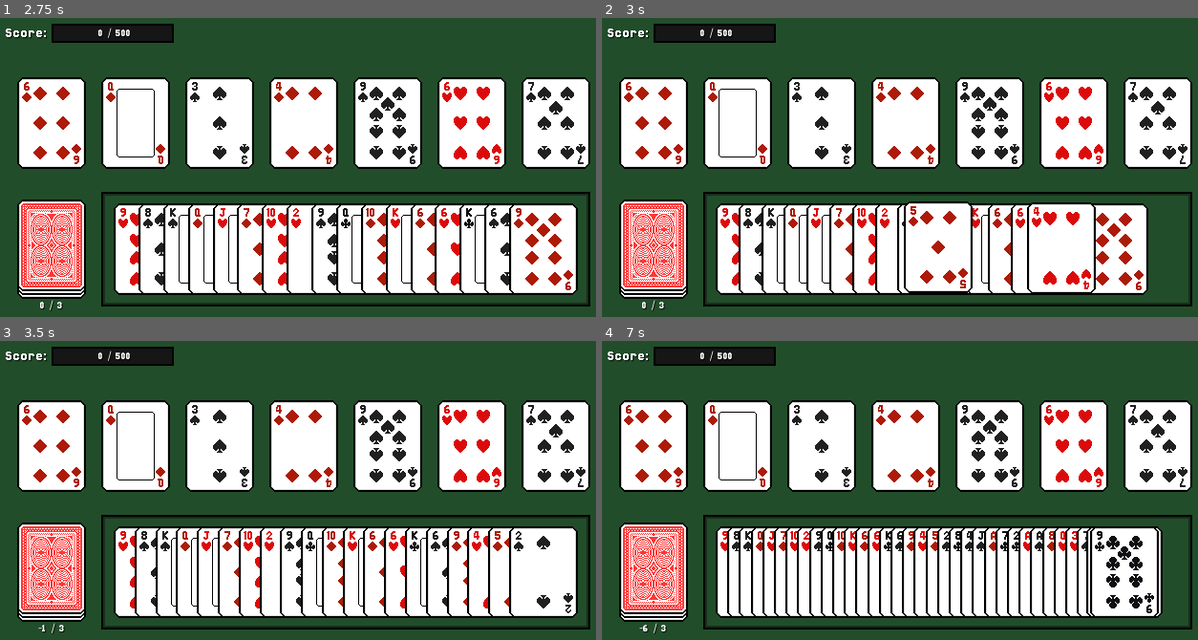
Above: before the commit, frames 1-4 (two rows, left to right).
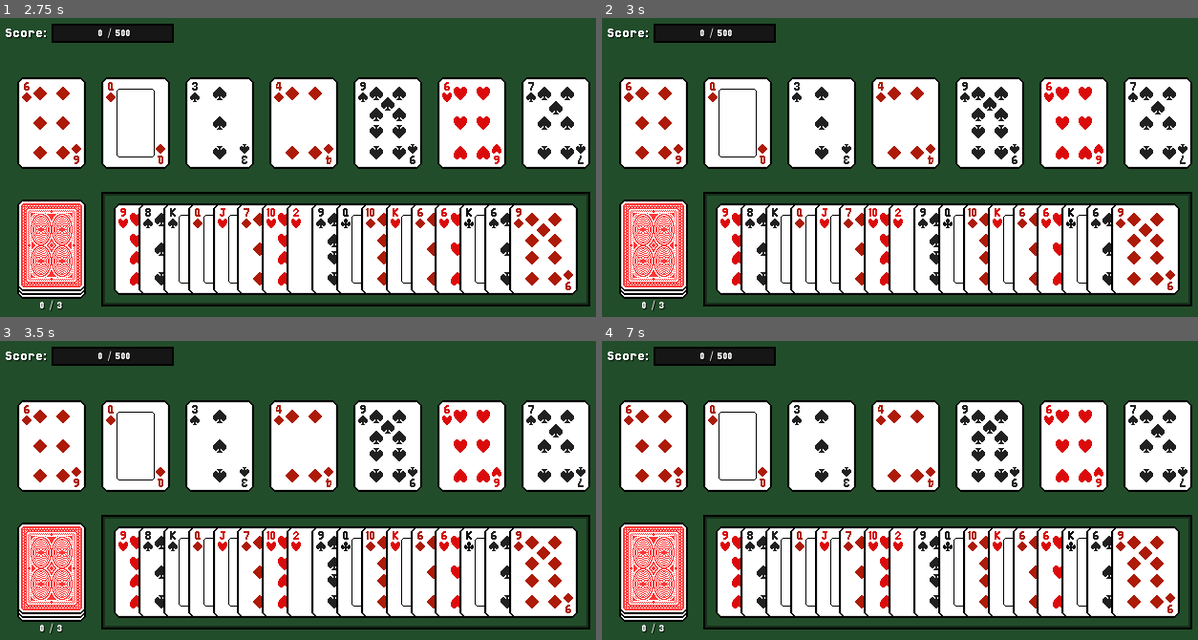
Above: after the commit, the same moments.

Repository: AyyBee123/Oristaile
Game: Godot game, scene res://Scenes/encounter.tscn
Same seed, same stepped clock (60 frames per second), same inputs: the game is played once before the commit and once after it.
Inputs:
- Up to frame 1 (2.75 s): click "3 / 3" at 0.5 s; click "2 / 3" at 1.25 s; click "1 / 3" at 2 s
- Up to frame 2 (3 s): click "0 / 3" at 2.75 s
- Up to frame 3 (3.5 s): no input
- Up to frame 4 (7 s): click "-1 / 3" (after the commit: "0 / 3") at 3.5 s; click "-2 / 3" (after the commit: "0 / 3") at 4.25 s; click "-3 / 3" (after the commit: "0 / 3") at 5 s; click "-4 / 3" (after the commit: "0 / 3") at 5.75 s; click "-5 / 3" (after the commit: "0 / 3") at 6.5 s

Frame 1 is identical in both runs. In frame 2, 9.6% of the frame differs, in the area x 22-97%, y 61-93%; in frame 3, 8.1%; in frame 4, 10%, in the area x 6-97%, y 61-99%.

Commit message:
Update encounter.gd

Diff:
--- a/Scripts/Game/encounter.gd
+++ b/Scripts/Game/encounter.gd
@@ -44,7 +44,7 @@
 
 
 func _on_deck_panel_pressed() -> void:
-	#if current_draws <= 0: return
+	if current_draws <= 0: return
 
 	for i in RunData.cards_to_draw:
 		draw_card()
